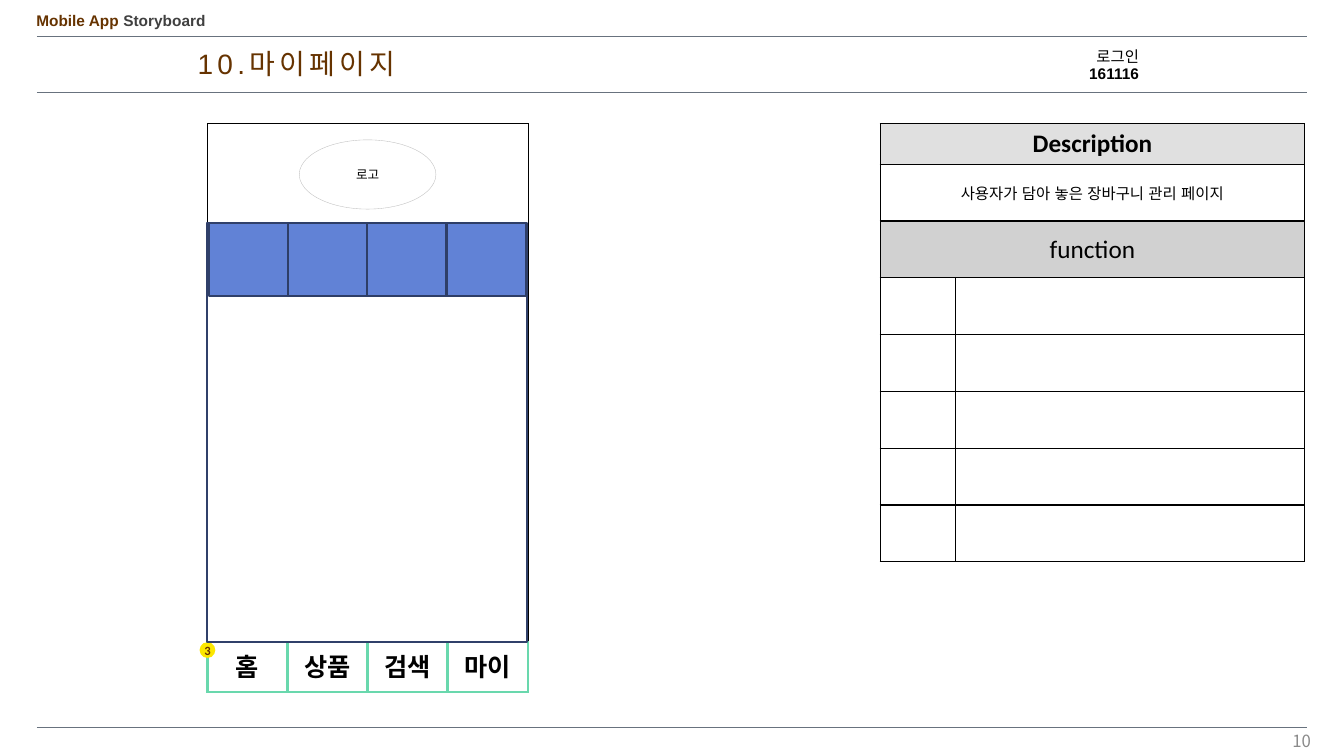
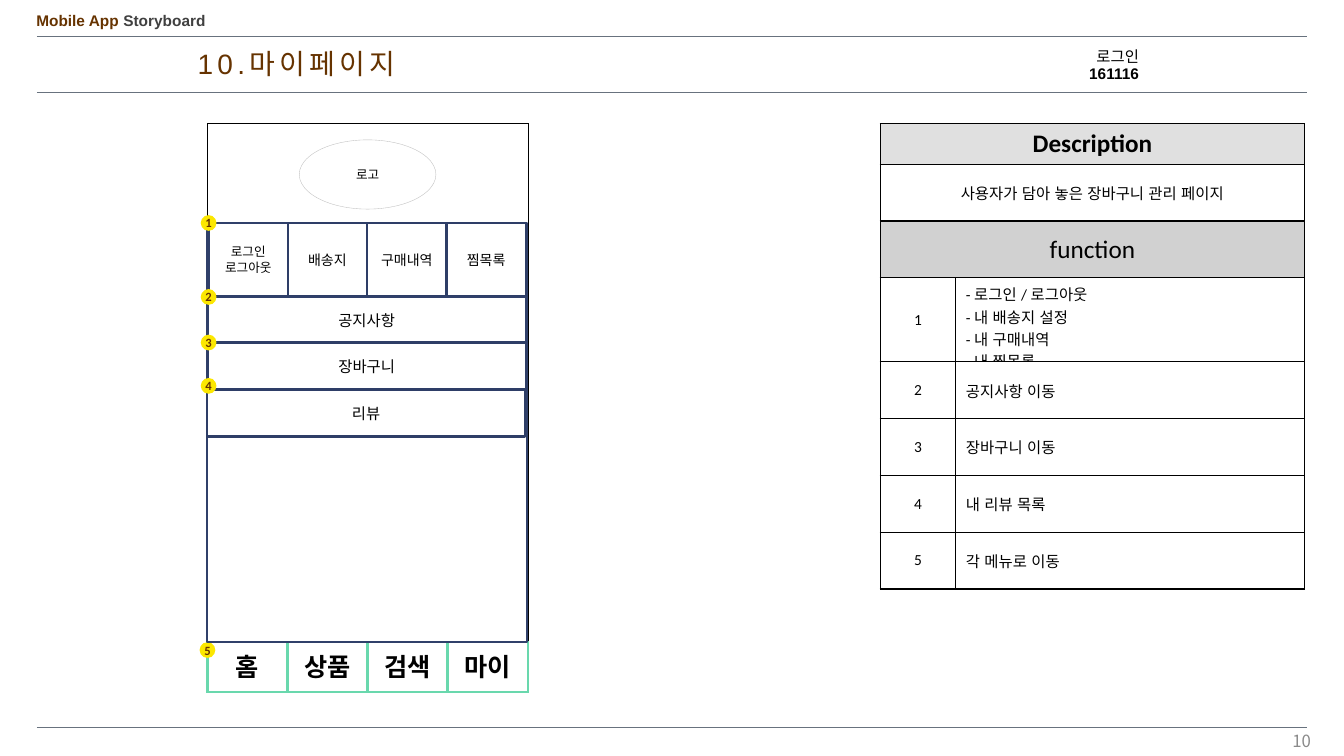
Before and after one commit to kangheechoul/document, a slide deck: slide 10 of 프레젠테이션 1.pptx. Drawn at 1344x756 pixels with LibreOffice and Linux fonts; fonts in the diff are those of the drawing. Boxes give left, top, right and bottom in pixels: in the first picture for what was removed or moved away, otherwise in the second. Text is boxed around its words. In the diff, an @@ line names an element or a change of style, - is before the commit and + after.

Commit message:
0527 app

```diff
--- a/프레젠테이션 1.pptx
+++ b/프레젠테이션 1.pptx
@@ table at (880,124,1305,589) @@
-row 4, column 1: 
+row 4, column 1: 1
-row 4, column 2: 
+row 4, column 2: - 로그인 / 로그아웃 / - 내 배송지 설정 / - 내 구매내역 / - 내 찜목록
-row 5, column 1: 
+row 5, column 1: 2
-row 5, column 2: 
+row 5, column 2: 공지사항 이동
-row 6, column 1: 
+row 6, column 1: 3
-row 6, column 2: 
+row 6, column 2: 장바구니 이동
-row 7, column 1: 
+row 7, column 1: 4
-row 7, column 2: 
+row 7, column 2: 내 리뷰 목록
-row 8, column 1: 
+row 8, column 1: 5
-row 8, column 2: 
+row 8, column 2: 각 메뉴로 이동
@@ ellipse added at (201,215,217,231), fill #FCE700, 9 pt, text #663300, bold @@
+1
@@ fill #6182D6 to #FFFFFF in 4 elements at (209,223,288,295), (287,223,367,295), (367,223,447,295), (447,223,526,295) @@
@@ text in rectangle at (225,245,271,273): text added @@
+로그인
+로그아웃
@@ text in rectangle at (308,253,347,266): text added @@
+배송지
@@ text in rectangle at (381,253,432,266): text added @@
+구매내역
@@ text in rectangle at (467,253,506,266): text added @@
+찜목록
@@ ellipse added at (201,289,217,306), fill #FCE700, 9 pt, text #663300, bold @@
+2
@@ rectangle added at (208,297,526,345), fill #FFFFFF, outline #30416A 1.5 pt, 11 pt, text #000000 @@
+공지사항
@@ ellipse added at (201,335,217,351), fill #FCE700, 9 pt, text #663300, bold @@
+3
@@ rectangle added at (208,343,526,390), fill #FFFFFF, outline #2E3E67 1.5 pt, 11 pt, text #000000 @@
+장바구니
@@ ellipse added at (201,378,217,394), fill #FCE700, 9 pt, text #663300, bold @@
+4
@@ rectangle added at (208,389,525,437), fill #FFFFFF, outline #2E3E67 1.5 pt, 11 pt, text #000000 @@
+리뷰
@@ text in ellipse at (204,647,210,658): text changed @@
-3
+5
```
Also in this commit, not shown: 2 slides added.
